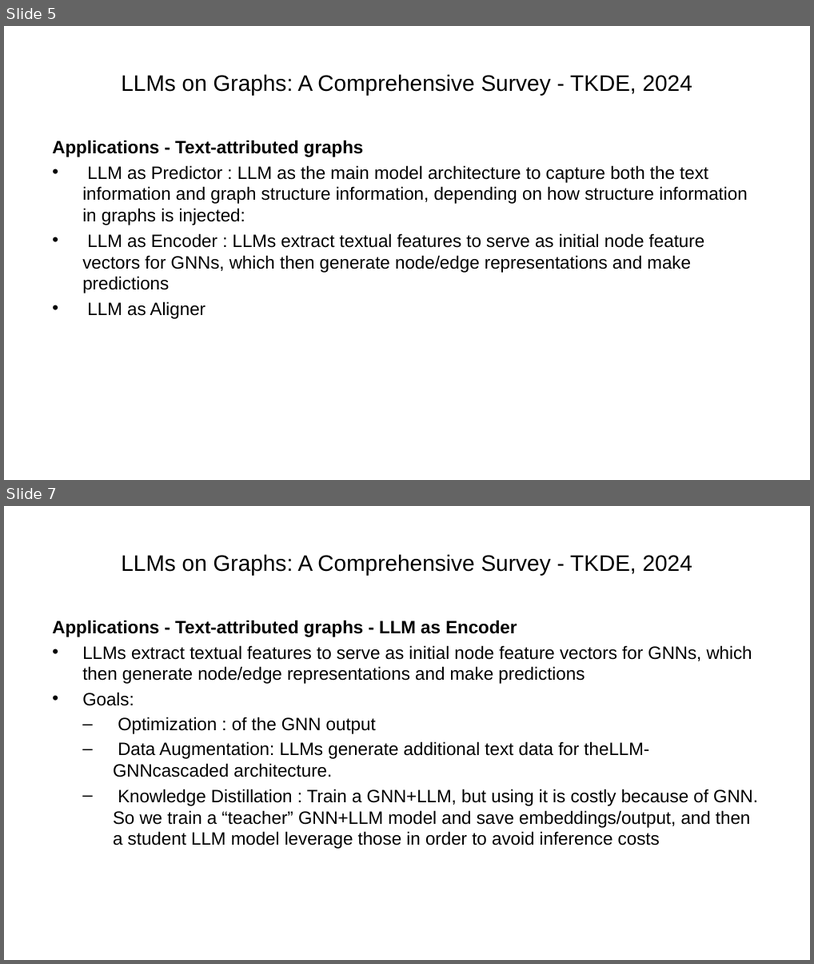
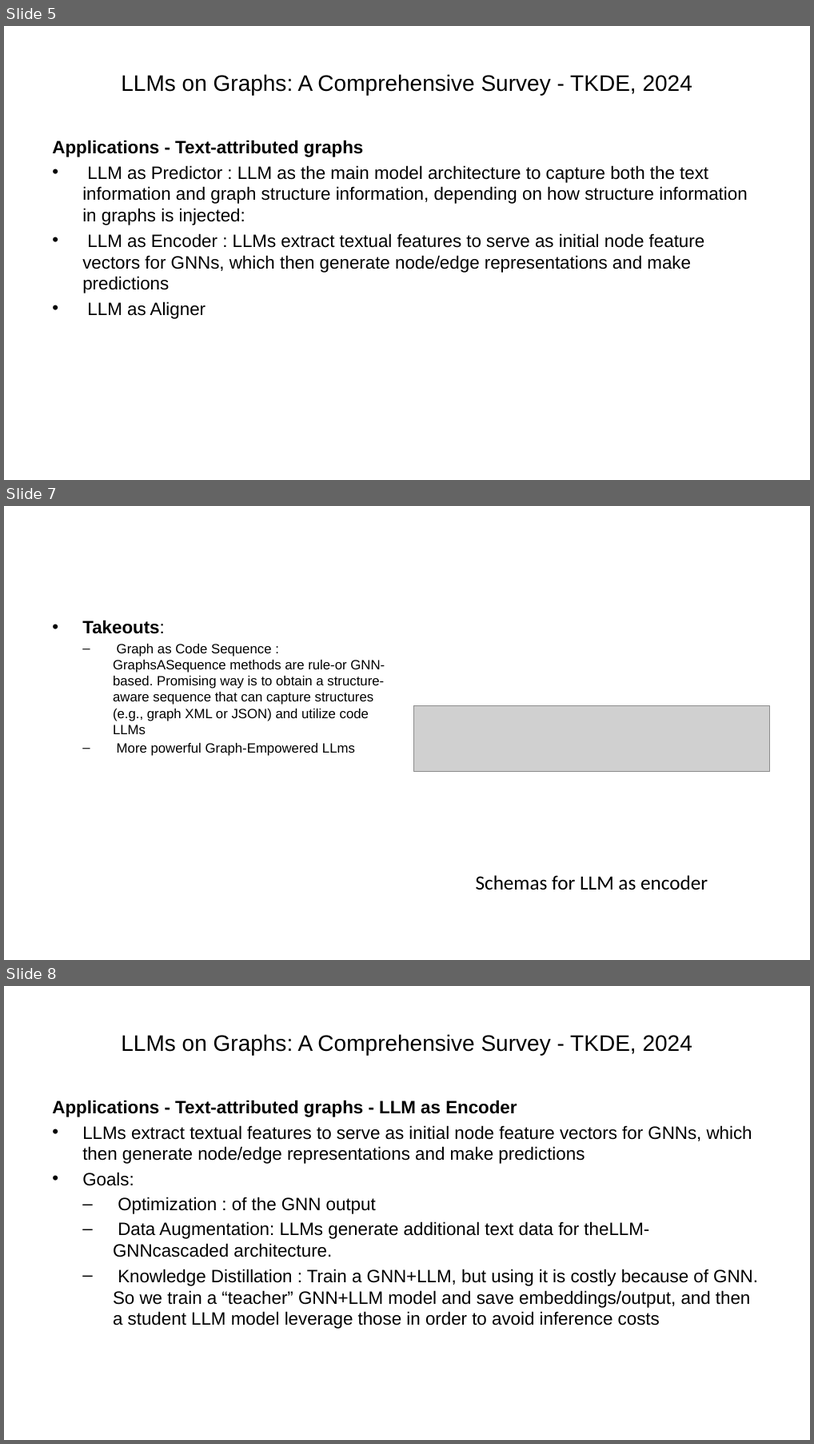
Before and after one commit to ManuelePasini/slides-markdown, a slide deck: graph_llm.pptx. Shown one above the other, each under a label of ours: slides 5 and 7 before the commit, slides 5, 7 and 8 after it; the slides between them are not shown. The pictures are 814x964 and 814x1444 pixels, drawn with LibreOffice and Linux fonts; fonts in the diff are those of the drawing; grey boxes stand for pictures. Boxes give left, top, right and bottom in pixels: in the first picture for what was removed or moved away, otherwise in the second. Text is boxed around its words. In the diff, an @@ line names an element or a change of style, - is before the commit and + after.

```diff
--- a/graph_llm.pptx
+++ b/graph_llm.pptx
@@ slide 7 added at <box>4,506,810,960</box>, background #FFFFFF @@
@@ text added at <box>82,620,385,756</box>, 12 pt, text #000000 @@
+• Takeouts:
+  – Graph as Code Sequence : GraphsASequence methods are rule-or GNN-based. Promising way is to obtain a structure-aware sequence that can capture structures (e.g., graph XML or JSON) and utilize code LLMs
+  – More powerful Graph-Empowered LLms
@@ picture added at <box>414,705,770,772</box> @@
@@ text added at <box>476,875,708,890</box>, 18 pt, text #000000 @@
+Schemas for LLM as encoder
@@ what was slide 7 is now slide 8 @@
```
Also in this commit, not shown: 1 slide changed, 1 other slide added, 5 other files.
